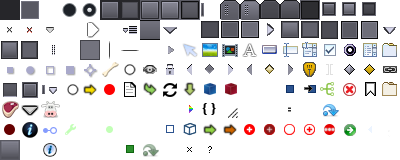
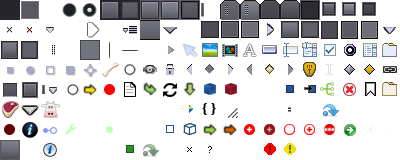
Layer changes from the first 400 × 160 image to the second:
added layer "CodeError" above "CodeWarning" over [264, 143, 276, 155]
added layer "CodeWarning" above "Layer 8" over [284, 143, 296, 155]
